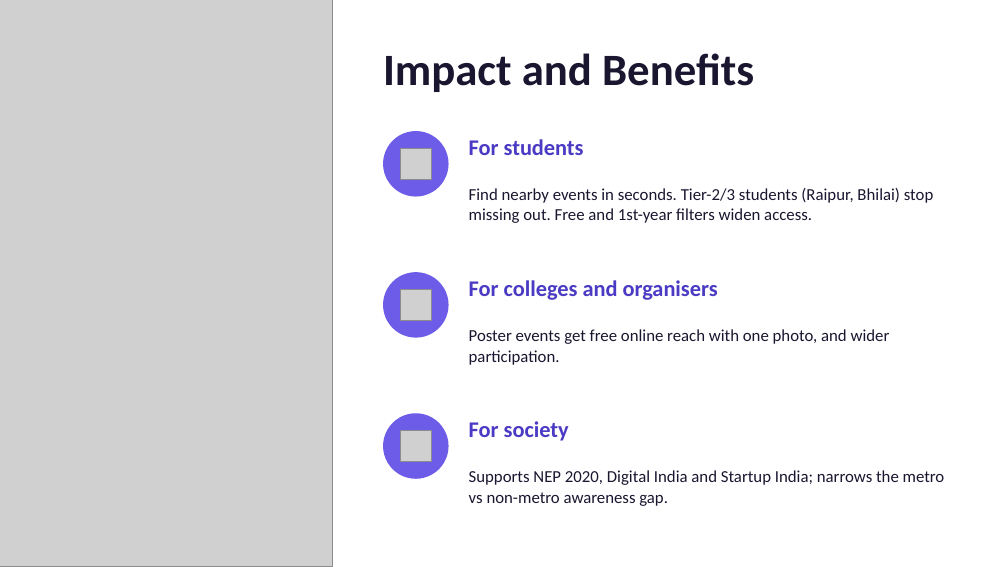
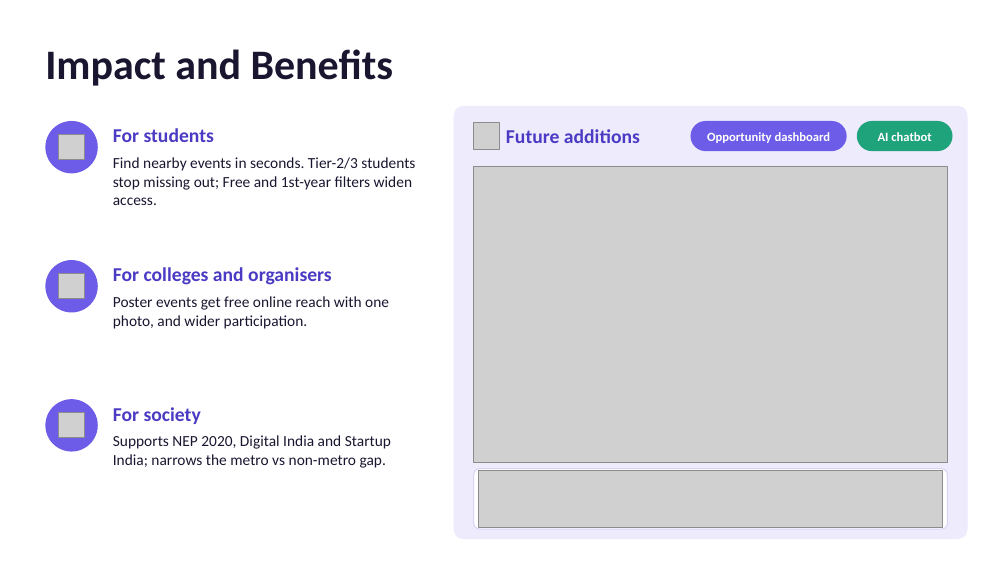
Before and after one commit to lochan28/iit_bhilai, a slide deck: slide 7 of docs/HackFindr_presentation.pptx. Drawn at 1008x567 pixels with LibreOffice and Linux fonts; fonts in the diff are those of the drawing; grey boxes stand for pictures. Boxes give left, top, right and bottom in pixels: in the first picture for what was removed or moved away, otherwise in the second. Text is boxed around its words. In the diff, an @@ line names an element or a change of style, - is before the commit and + after.

```diff
--- a/docs/HackFindr_presentation.pptx
+++ b/docs/HackFindr_presentation.pptx
@@ picture removed at (x1=0, y1=0, x2=333, y2=566) @@
@@ text "Impact and Benefits" moved from (x1=383, y1=53, x2=754, y2=92) to (x1=45, y1=49, x2=394, y2=86) @@
@@ text "Impact and Benefits" at (x1=45, y1=49, x2=394, y2=86): size 32 to 30 pt @@
@@ text "For students" moved from (x1=469, y1=139, x2=584, y2=155) to (x1=113, y1=128, x2=214, y2=142) @@
@@ rounded rectangle added at (x1=454, y1=106, x2=968, y2=539), fill #EEEBFD @@
@@ ellipse added at (x1=45, y1=121, x2=98, y2=173), fill #6C5CE7 @@
@@ picture resized from (x1=400, y1=148, x2=431, y2=179) to (x1=58, y1=134, x2=84, y2=159) @@
@@ ellipse removed at (x1=383, y1=131, x2=449, y2=197) @@
@@ picture added at (x1=474, y1=123, x2=500, y2=149) @@
@@ text added at (x1=506, y1=129, x2=640, y2=143), 14 pt, text #4B3BC4, bold @@
+Future additions
@@ rounded rectangle added at (x1=690, y1=121, x2=847, y2=151), fill #6C5CE7 @@
@@ text added at (x1=707, y1=132, x2=831, y2=143), 9 pt, text #FFFFFF, bold @@
+Opportunity dashboard
@@ rounded rectangle added at (x1=857, y1=121, x2=953, y2=151), fill #1FA37A @@
@@ text added at (x1=878, y1=132, x2=931, y2=141), 9 pt, text #FFFFFF, bold @@
+AI chatbot
@@ text "Find nearby events in seconds. ..." at (x1=113, y1=157, x2=415, y2=205): vertical alignment middle to top @@
@@ text at (x1=113, y1=157, x2=415, y2=205): text changed; size 12 to 11 pt @@
-Find nearby events in seconds. Tier-2/3 students (Raipur, Bhilai) stop missing out. Free and 1st-year filters widen access.
+Find nearby events in seconds. Tier-2/3 students stop missing out; Free and 1st-year filters widen access.
@@ picture added at (x1=474, y1=166, x2=948, y2=463) @@
@@ ellipse added at (x1=45, y1=260, x2=98, y2=312), fill #6C5CE7 @@
@@ text "For colleges and organisers" moved from (x1=469, y1=280, x2=718, y2=300) to (x1=113, y1=267, x2=332, y2=285) @@
@@ picture resized from (x1=400, y1=289, x2=431, y2=321) to (x1=58, y1=273, x2=84, y2=298) @@
@@ text "Poster events get free online ..." moved from (x1=469, y1=329, x2=890, y2=365) to (x1=113, y1=296, x2=389, y2=329) @@
@@ text "Poster events get free online ..." at (x1=113, y1=296, x2=389, y2=329): size 12 to 11 pt; vertical alignment middle to top @@
@@ ellipse removed at (x1=383, y1=272, x2=449, y2=338) @@
@@ ellipse added at (x1=45, y1=399, x2=98, y2=452), fill #6C5CE7 @@
@@ picture resized from (x1=400, y1=430, x2=431, y2=462) to (x1=58, y1=412, x2=84, y2=437) @@
@@ size 16 to 14 pt in 3 elements at (x1=113, y1=128, x2=214, y2=142), (x1=113, y1=267, x2=332, y2=285), (x1=113, y1=407, x2=201, y2=424) @@
@@ text "For society" moved from (x1=469, y1=421, x2=569, y2=441) to (x1=113, y1=407, x2=201, y2=424) @@
@@ ellipse removed at (x1=383, y1=413, x2=449, y2=479) @@
@@ text at (x1=113, y1=435, x2=391, y2=468): text changed; size 12 to 11 pt @@
-Supports NEP 2020, Digital India and Startup India; narrows the metro vs non-metro awareness gap.
+Supports NEP 2020, Digital India and Startup India; narrows the metro vs non-metro gap.
@@ text "Supports NEP 2020, Digital India ..." at (x1=113, y1=435, x2=391, y2=468): vertical alignment middle to top @@
@@ rounded rectangle added at (x1=474, y1=469, x2=948, y2=529), fill #FFFFFF, outline #D9D4F7 0.75 pt @@
@@ picture added at (x1=479, y1=471, x2=942, y2=527) @@
```
Also in this commit, not shown: 1 other slide changed.
